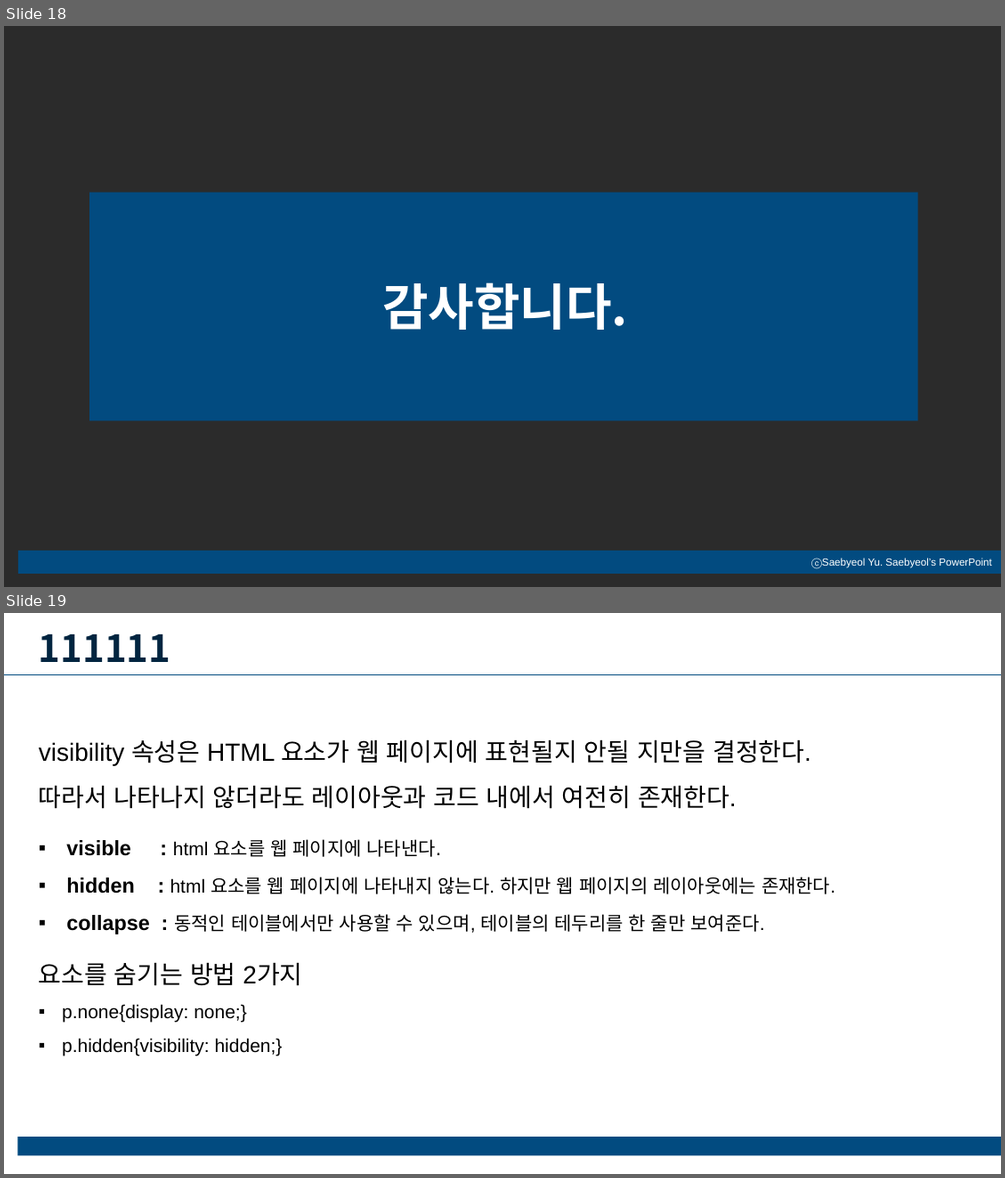
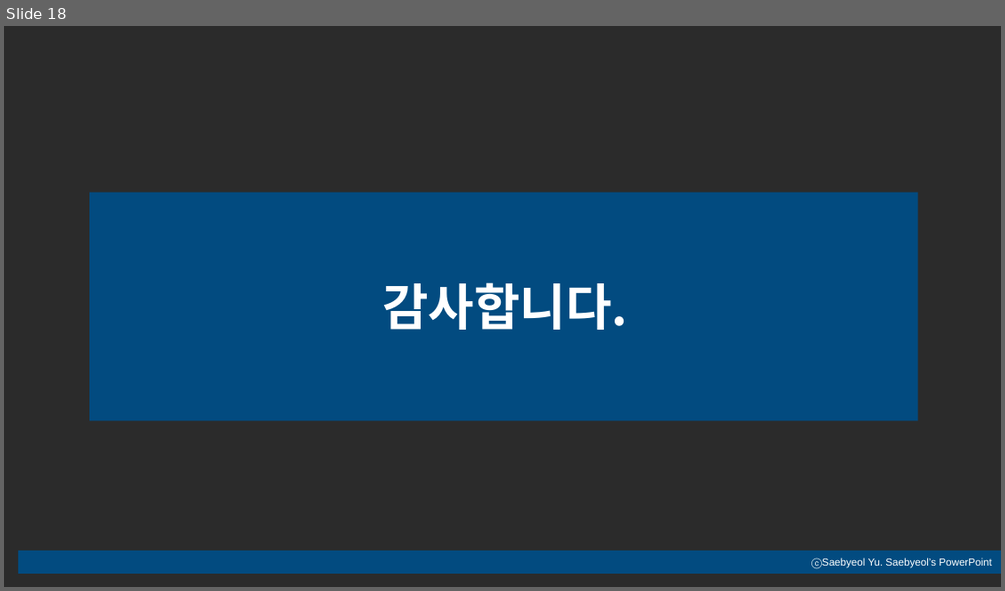
Before and after one commit to JunHyeon3/Practice, a slide deck: 교육내용 ppt정리/220721_박준현_교육내용 정리(CSS+JavaScript).pptx. Shown one above the other, each under a label of ours: slides 18 and 19 before the commit, slide 18 after it. The pictures are 1005x1178 and 1005x591 pixels, drawn with LibreOffice and Linux fonts; fonts in the diff are those of the drawing; background and template pictures are left out; a plain dark background stands for a picture behind light text. Boxes give left, top, right and bottom in pixels: in the first picture for what was removed or moved away, otherwise in the second. Text is boxed around its words. In the diff, an @@ line names an element or a change of style, - is before the commit and + after.

```diff
--- a/교육내용 ppt정리/220721_박준현_교육내용 정리(CSS+JavaScript).pptx
+++ b/교육내용 ppt정리/220721_박준현_교육내용 정리(CSS+JavaScript).pptx
@@ slide 19 removed at bbox=[4, 613, 1001, 1174], background #FFFFFF @@
@@ text removed at bbox=[39, 634, 171, 662] @@
-111111
@@ line removed from (4, 674) to (1001, 674) @@
@@ text removed at bbox=[39, 739, 835, 1056] @@
-visibility 속성은 HTML 요소가 웹 페이지에 표현될지 안될 지만을 결정한다.
-따라서 나타나지 않더라도 레이아웃과 코드 내에서 여전히 존재한다.
-▪ visible : html 요소를 웹 페이지에 나타낸다.
-▪ hidden : html 요소를 웹 페이지에 나타내지 않는다. 하지만 웹 페이지의 레이아웃에는 존재한다.
-▪ collapse : 동적인 테이블에서만 사용할 수 있으며, 테이블의 테두리를 한 줄만 보여준다.
-요소를 숨기는 방법 2가지
-▪ p.none{display: none;}
-▪ p.hidden{visibility: hidden;}
@@ rectangle removed at bbox=[17, 1136, 1001, 1155] @@
```
Also in this commit, not shown: 1 slide changed, 39 other files.
